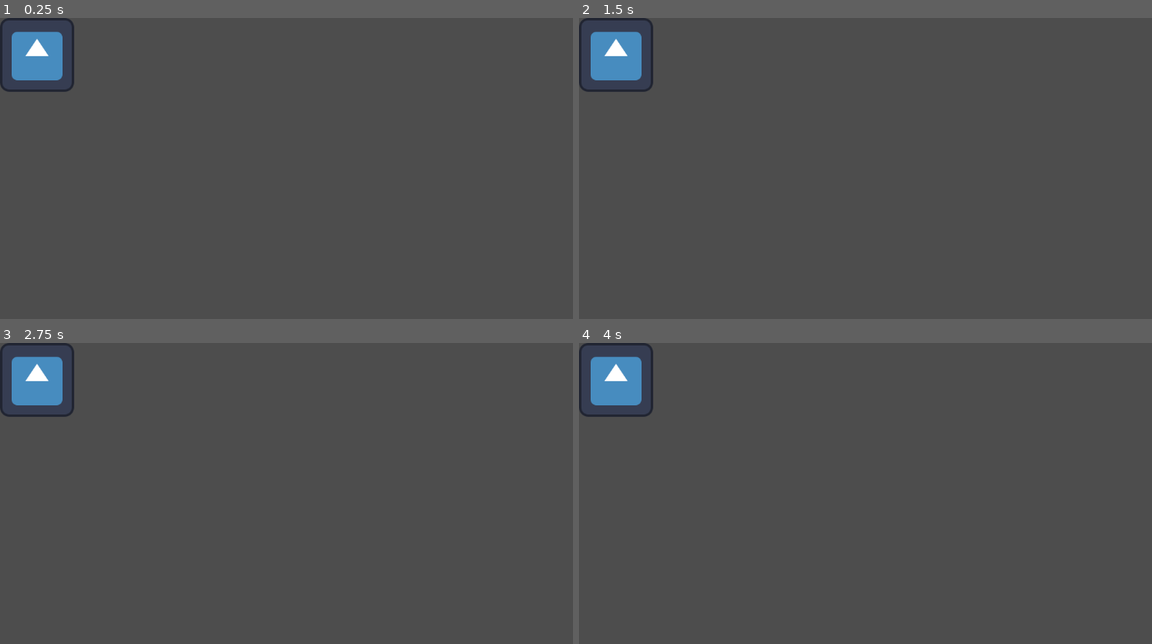
Above: before the commit, frames 1-4 (two rows, left to right).
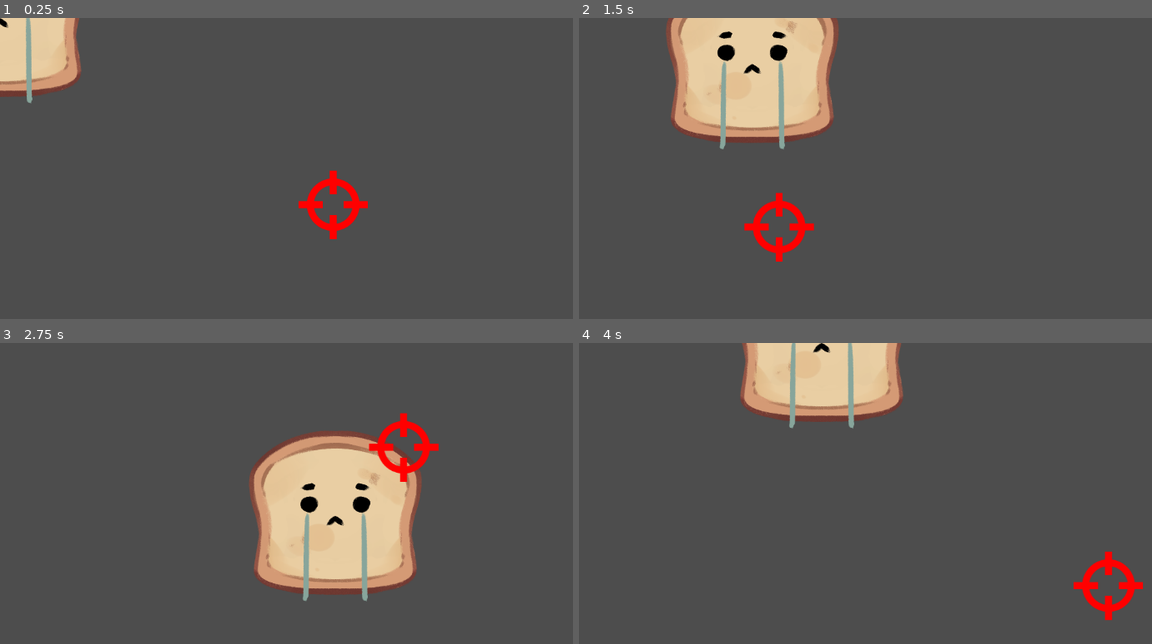
Above: after the commit, the same moments.

Repository: BenjaminSundvall/fall-game-jam-2023
Game: Godot game, scene res://test.tscn
Two runs of this game, one before a commit and one after it. Both use one fixed random seed, a clock stepped at 60 frames per second and the inputs below. The engine's default icon, where the game draws it, is replaced by a stand-in: a white triangle on a blue panel in a dark square.
Inputs (mouse positions are in pixels of both pictures, inside the frame that each line leads up to):
- Up to frame 1 (0.25 s): no input
- Up to frame 2 (1.5 s): tap Enter at 0.5 s; move the mouse to (1060, 186) at 0.52 s; hold D (MoveRight, bound only after the commit) 0.53-1.28 s; click (1060, 186) at 0.6 s; tap E (Interact, bound only after the commit) at 0.8, 1.35 s; move the mouse to (779, 222) at 1.27 s; hold S (MoveDown, bound only after the commit) from 1.28 s (still down)
- Up to frame 3 (2.75 s): click (200, 547) at 1.55 s; move the mouse to (401, 448) at 2.02 s; release S (MoveDown, bound only after the commit) at 2.03 s; hold D (MoveRight, bound only after the commit) from 2.03 s (still down); click (401, 448) at 2.1 s; tap E (Interact, bound only after the commit) at 2.3 s
- Up to frame 4 (4 s): move the mouse to (876, 604) at 2.77 s; release D (MoveRight, bound only after the commit) at 2.78 s; hold W (MoveUp, bound only after the commit) 2.78-3.53 s; tap E (Interact, bound only after the commit) at 2.85, 3.8 s; click (876, 604) at 3.05 s; move the mouse to (1111, 586) at 3.52 s; hold A (MoveLeft, bound only after the commit) from 3.53 s (still down); click (1111, 586) at 3.6 s

The runs differ from the first frame. In frame 1, 4.4% of the frame differs, in the area x 0-65%, y 0-74%; in frame 2, 14%; in frame 3, 17%, in the area x 0-77%, y 0-86%; in frame 4, 9.7%.

Commit message:
Added player aiming

Diff:
--- /dev/null
+++ b/godot/PlayerMovement.gd
@@ -0,0 +1,36 @@
+extends CharacterBody2D
+
+enum InputMode {KEYBOARD, CONTROLLER}
+
+@export var speed = 400
+@export var input_mode = InputMode.KEYBOARD
+
+func get_input():
+	var input_direction = Input.get_vector("MoveLeft", "MoveRight", "MoveUp", "MoveDown")
+	velocity = input_direction * speed
+
+	if Input.is_action_just_pressed("Attack"):
+		print("Attack")
+
+	if Input.is_action_just_pressed("Interact"):
+		print("Interact")
+
+	var aim_point = Vector2(1, 0)
+	if input_mode == InputMode.CONTROLLER:
+		aim_point = 300 * Input.get_vector("AimLeft", "AimRight", "AimUp", "AimDown")
+		if aim_point:
+			$Crosshair.position = aim_point
+	elif input_mode == InputMode.KEYBOARD:
+		aim_point = get_global_mouse_position() - position
+		$Crosshair.position = aim_point
+
+
+# Called when the node enters the scene tree for the first time.
+func _ready():
+	pass # Replace with function body.
+
+
+# Called every frame. 'delta' is the elapsed time since the previous frame.
+func _physics_process(delta):
+	get_input()
+	move_and_slide()
--- a/godot/new_script.gd
+++ /dev/null
@@ -1,17 +0,0 @@
-extends CharacterBody2D
-
-@export var speed = 400
-
-func get_input():
-	var input_direction = Input.get_vector("MoveLeft", "MoveRight", "MoveUp", "MoveDown")
-	velocity = input_direction * speed
-
-# Called when the node enters the scene tree for the first time.
-func _ready():
-	pass # Replace with function body.
-
-
-# Called every frame. 'delta' is the elapsed time since the previous frame.
-func _physics_process(delta):
-	get_input()
-	move_and_slide()
--- /dev/null
+++ b/godot/player.tscn
@@ -0,0 +1,19 @@
+[gd_scene load_steps=5 format=3 uid="uid://r0sypiaqn3rn"]
+
+[ext_resource type="Script" path="res://PlayerMovement.gd" id="1_77d6x"]
+[ext_resource type="Texture2D" uid="uid://dj5yj30o4evjx" path="res://bread.png" id="2_pop41"]
+[ext_resource type="Shape2D" uid="uid://b7s20s7oa4w0f" path="res://player_hitbox.tres" id="3_mbyf4"]
+[ext_resource type="Texture2D" uid="uid://dj1xvry3du8wp" path="res://crosshair.png" id="4_pjc6w"]
+
+[node name="Player" type="CharacterBody2D"]
+script = ExtResource("1_77d6x")
+
+[node name="Sprite2D" type="Sprite2D" parent="."]
+texture = ExtResource("2_pop41")
+
+[node name="CollisionShape2D" type="CollisionShape2D" parent="."]
+position = Vector2(0, -0.5)
+shape = ExtResource("3_mbyf4")
+
+[node name="Crosshair" type="Sprite2D" parent="."]
+texture = ExtResource("4_pjc6w")
--- a/godot/player_hitbox.tres
+++ b/godot/player_hitbox.tres
@@ -1,4 +1,4 @@
 [gd_resource type="RectangleShape2D" format=3 uid="uid://b7s20s7oa4w0f"]
 
 [resource]
-size = Vector2(128, 128)
+size = Vector2(302, 293)
--- a/godot/project.godot
+++ b/godot/project.godot
@@ -19,22 +19,64 @@
 
 MoveLeft={
 "deadzone": 0.5,
-"events": [Object(InputEventKey,"resource_local_to_scene":false,"resource_name":"","device":0,"window_id":0,"alt_pressed":false,"shift_pressed":false,"ctrl_pressed":false,"meta_pressed":false,"pressed":false,"keycode":0,"physical_keycode":4194319,"key_label":0,"unicode":0,"echo":false,"script":null)
+"events": [Object(InputEventJoypadMotion,"resource_local_to_scene":false,"resource_name":"","device":-1,"axis":0,"axis_value":-1.0,"script":null)
+, Object(InputEventKey,"resource_local_to_scene":false,"resource_name":"","device":0,"window_id":0,"alt_pressed":false,"shift_pressed":false,"ctrl_pressed":false,"meta_pressed":false,"pressed":false,"keycode":0,"physical_keycode":65,"key_label":0,"unicode":0,"echo":false,"script":null)
 ]
 }
 MoveRight={
 "deadzone": 0.5,
-"events": [Object(InputEventKey,"resource_local_to_scene":false,"resource_name":"","device":0,"window_id":0,"alt_pressed":false,"shift_pressed":false,"ctrl_pressed":false,"meta_pressed":false,"pressed":false,"keycode":0,"physical_keycode":4194321,"key_label":0,"unicode":0,"echo":false,"script":null)
+"events": [Object(InputEventJoypadMotion,"resource_local_to_scene":false,"resource_name":"","device":-1,"axis":0,"axis_value":1.0,"script":null)
+, Object(InputEventKey,"resource_local_to_scene":false,"resource_name":"","device":0,"window_id":0,"alt_pressed":false,"shift_pressed":false,"ctrl_pressed":false,"meta_pressed":false,"pressed":false,"keycode":0,"physical_keycode":68,"key_label":0,"unicode":0,"echo":false,"script":null)
 ]
 }
 MoveUp={
 "deadzone": 0.5,
-"events": [Object(InputEventKey,"resource_local_to_scene":false,"resource_name":"","device":0,"window_id":0,"alt_pressed":false,"shift_pressed":false,"ctrl_pressed":false,"meta_pressed":false,"pressed":false,"keycode":0,"physical_keycode":4194320,"key_label":0,"unicode":0,"echo":false,"script":null)
+"events": [Object(InputEventJoypadMotion,"resource_local_to_scene":false,"resource_name":"","device":-1,"axis":1,"axis_value":-1.0,"script":null)
+, Object(InputEventKey,"resource_local_to_scene":false,"resource_name":"","device":-1,"window_id":0,"alt_pressed":false,"shift_pressed":false,"ctrl_pressed":false,"meta_pressed":false,"pressed":false,"keycode":0,"physical_keycode":87,"key_label":0,"unicode":119,"echo":false,"script":null)
 ]
 }
 MoveDown={
 "deadzone": 0.5,
-"events": [Object(InputEventKey,"resource_local_to_scene":false,"resource_name":"","device":0,"window_id":0,"alt_pressed":false,"shift_pressed":false,"ctrl_pressed":false,"meta_pressed":false,"pressed":false,"keycode":0,"physical_keycode":4194322,"key_label":0,"unicode":0,"echo":false,"script":null)
+"events": [Object(InputEventJoypadMotion,"resource_local_to_scene":false,"resource_name":"","device":-1,"axis":1,"axis_value":1.0,"script":null)
+, Object(InputEventKey,"resource_local_to_scene":false,"resource_name":"","device":-1,"window_id":0,"alt_pressed":false,"shift_pressed":false,"ctrl_pressed":false,"meta_pressed":false,"pressed":false,"keycode":0,"physical_keycode":83,"key_label":0,"unicode":115,"echo":false,"script":null)
+]
+}
+Attack={
+"deadzone": 0.5,
+"events": [Object(InputEventMouseButton,"resource_local_to_scene":false,"resource_name":"","device":-1,"window_id":0,"alt_pressed":false,"shift_pressed":false,"ctrl_pressed":false,"meta_pressed":false,"button_mask":0,"position":Vector2(0, 0),"global_position":Vector2(0, 0),"factor":1.0,"button_index":1,"canceled":false,"pressed":false,"double_click":false,"script":null)
+, Object(InputEventJoypadButton,"resource_local_to_scene":false,"resource_name":"","device":-1,"button_index":10,"pressure":0.0,"pressed":false,"script":null)
+]
+}
+Interact={
+"deadzone": 0.5,
+"events": [Object(InputEventKey,"resource_local_to_scene":false,"resource_name":"","device":0,"window_id":0,"alt_pressed":false,"shift_pressed":false,"ctrl_pressed":false,"meta_pressed":false,"pressed":false,"keycode":0,"physical_keycode":69,"key_label":0,"unicode":0,"echo":false,"script":null)
+, Object(InputEventJoypadButton,"resource_local_to_scene":false,"resource_name":"","device":-1,"button_index":0,"pressure":0.0,"pressed":false,"script":null)
+]
+}
+AimLeft={
+"deadzone": 0.5,
+"events": [Object(InputEventJoypadMotion,"resource_local_to_scene":false,"resource_name":"","device":-1,"axis":2,"axis_value":-1.0,"script":null)
+]
+}
+AimRight={
+"deadzone": 0.5,
+"events": [Object(InputEventJoypadMotion,"resource_local_to_scene":false,"resource_name":"","device":-1,"axis":2,"axis_value":1.0,"script":null)
+]
+}
+AimUp={
+"deadzone": 0.5,
+"events": [Object(InputEventJoypadMotion,"resource_local_to_scene":false,"resource_name":"","device":-1,"axis":3,"axis_value":-1.0,"script":null)
+]
+}
+AimDown={
+"deadzone": 0.5,
+"events": [Object(InputEventJoypadMotion,"resource_local_to_scene":false,"resource_name":"","device":-1,"axis":3,"axis_value":1.0,"script":null)
+]
+}
+Dodge={
+"deadzone": 0.5,
+"events": [Object(InputEventMouseButton,"resource_local_to_scene":false,"resource_name":"","device":-1,"window_id":0,"alt_pressed":false,"shift_pressed":false,"ctrl_pressed":false,"meta_pressed":false,"button_mask":0,"position":Vector2(0, 0),"global_position":Vector2(0, 0),"factor":1.0,"button_index":2,"canceled":false,"pressed":false,"double_click":false,"script":null)
+, Object(InputEventJoypadButton,"resource_local_to_scene":false,"resource_name":"","device":-1,"button_index":9,"pressure":0.0,"pressed":true,"script":null)
 ]
 }
 
--- a/godot/test.tscn
+++ b/godot/test.tscn
@@ -1,19 +1,7 @@
-[gd_scene load_steps=4 format=3 uid="uid://7tv17oluprfa"]
+[gd_scene load_steps=2 format=3 uid="uid://7tv17oluprfa"]
 
-[ext_resource type="Script" path="res://new_script.gd" id="1_2dwej"]
-[ext_resource type="Texture2D" uid="uid://dcldqnat1m2vi" path="res://icon.svg" id="1_6oa0s"]
-[ext_resource type="Shape2D" uid="uid://b7s20s7oa4w0f" path="res://player_hitbox.tres" id="3_17cfo"]
+[ext_resource type="PackedScene" uid="uid://r0sypiaqn3rn" path="res://player.tscn" id="1_wcg18"]
 
 [node name="Node2D" type="Node2D"]
 
-[node name="Player" type="CharacterBody2D" parent="."]
-script = ExtResource("1_2dwej")
-
-[node name="TextureRect" type="TextureRect" parent="Player"]
-offset_right = 128.0
-offset_bottom = 128.0
-texture = ExtResource("1_6oa0s")
-
-[node name="CollisionShape2D" type="CollisionShape2D" parent="Player"]
-position = Vector2(64, 64)
-shape = ExtResource("3_17cfo")
+[node name="Player" parent="." instance=ExtResource("1_wcg18")]
Binary file added: godot/bread.png
Not shown, added: godot/bread.png.import
Binary file added: godot/crosshair.png
Not shown, added: godot/crosshair.png.import
Binary file added: godot/moldy bread.png
Not shown, added: godot/moldy bread.png.import
